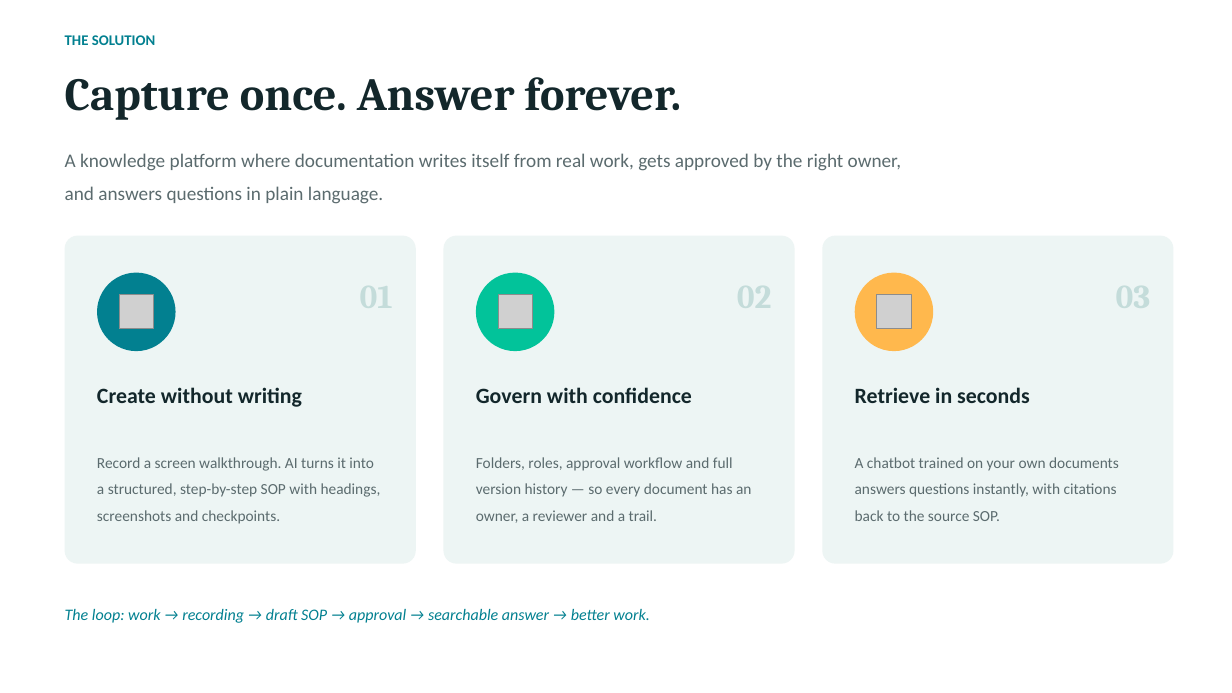
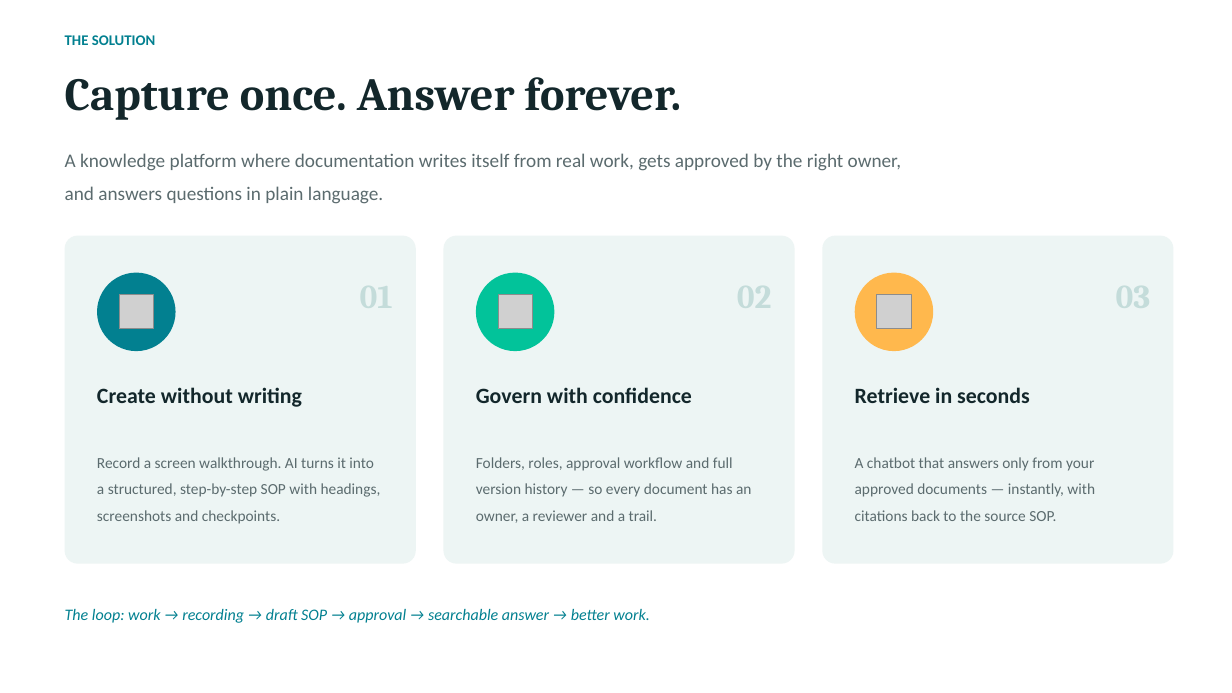
Before and after one commit to padmanabhan11/FlowZapp, a slide deck: slide 3 of Documentation/FlowZapp-Product-Concept.pptx. Drawn at 1232x693 pixels with LibreOffice and Linux fonts; fonts in the diff are those of the drawing; grey boxes stand for pictures. Boxes give left, top, right and bottom in pixels: in the first picture for what was removed or moved away, otherwise in the second. Text is boxed around its words. In the diff, an @@ line names an element or a change of style, - is before the commit and + after.

```diff
--- a/Documentation/FlowZapp-Product-Concept.pptx
+++ b/Documentation/FlowZapp-Product-Concept.pptx
@@ text at [855,457,1095,521]: text changed @@
-A chatbot trained on your own documents answers questions instantly, with citations back to the source SOP.
+A chatbot that answers only from your approved documents — instantly, with citations back to the source SOP.
```
Also in this commit, not shown: 3 other slides changed, 4 other files.
